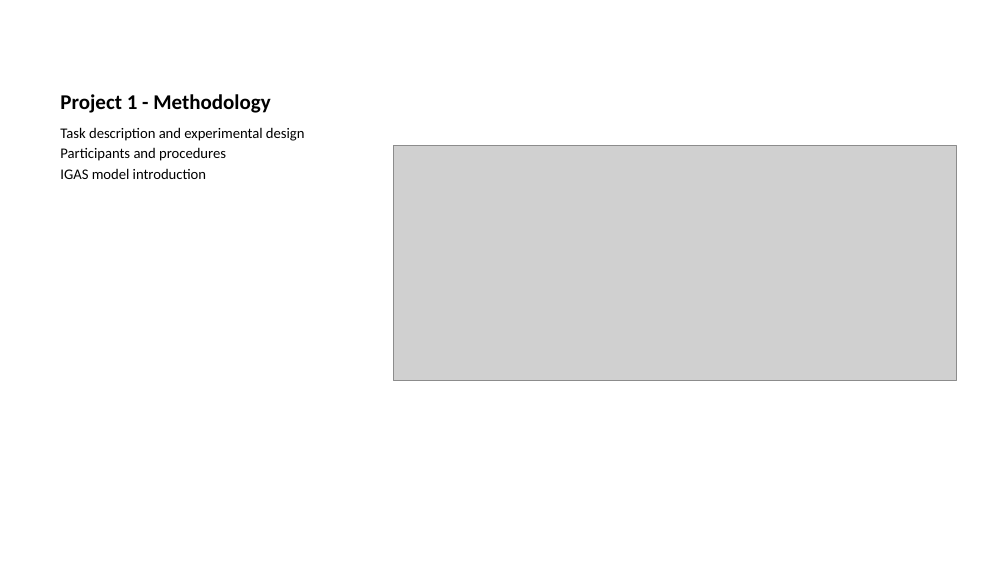
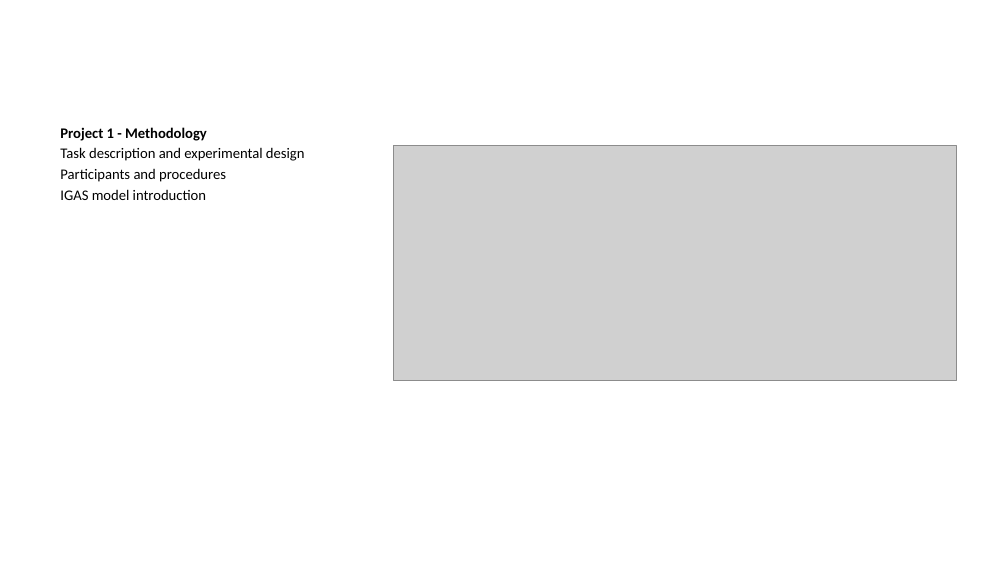
Before and after one commit to tegorman13/Dissertation, a slide deck: slide 7 of docs/Presentation/slides.pptx. Drawn at 1008x567 pixels with LibreOffice and Linux fonts; fonts in the diff are those of the drawing; grey boxes stand for pictures. Boxes give left, top, right and bottom in pixels: in the first picture for what was removed or moved away, otherwise in the second. Text is boxed around its words. In the diff, an @@ line names an element or a change of style, - is before the commit and + after.

```diff
--- a/docs/Presentation/slides.pptx
+++ b/docs/Presentation/slides.pptx
@@ title removed at (60,94,270,113) @@
-Project 1 - Methodology
@@ text at (60,127,207,141): paragraph added @@
+Project 1 - Methodology
```
Also in this commit, not shown: 12 other slides changed, 2 slides added, 7 other files.
